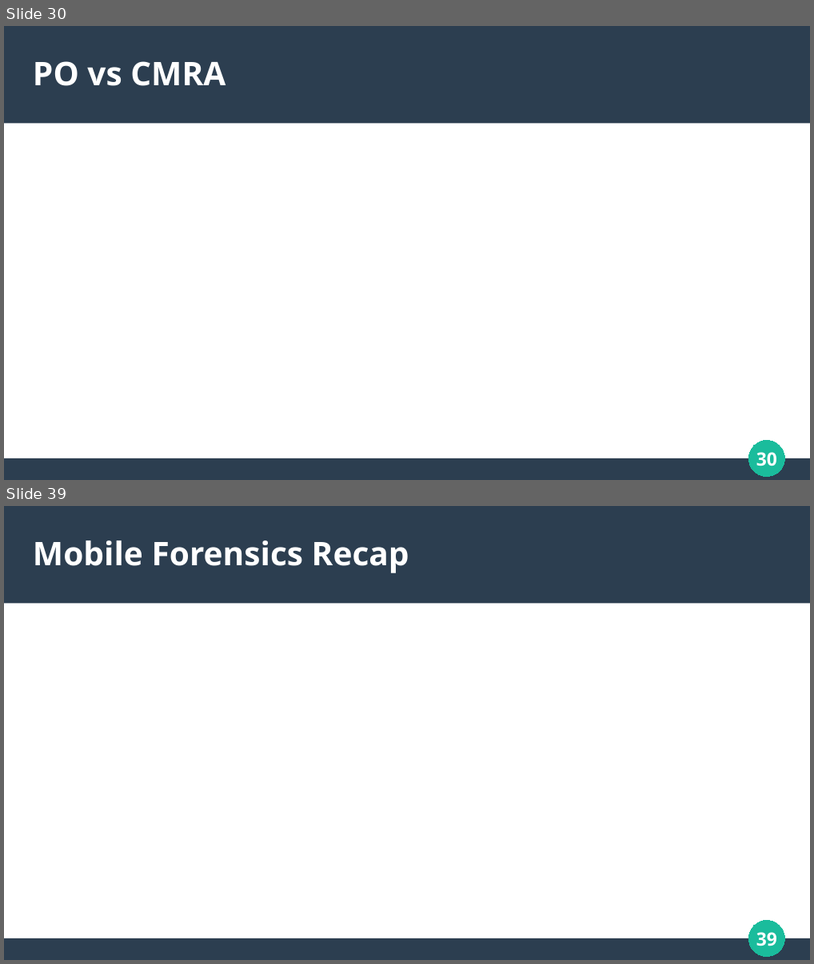
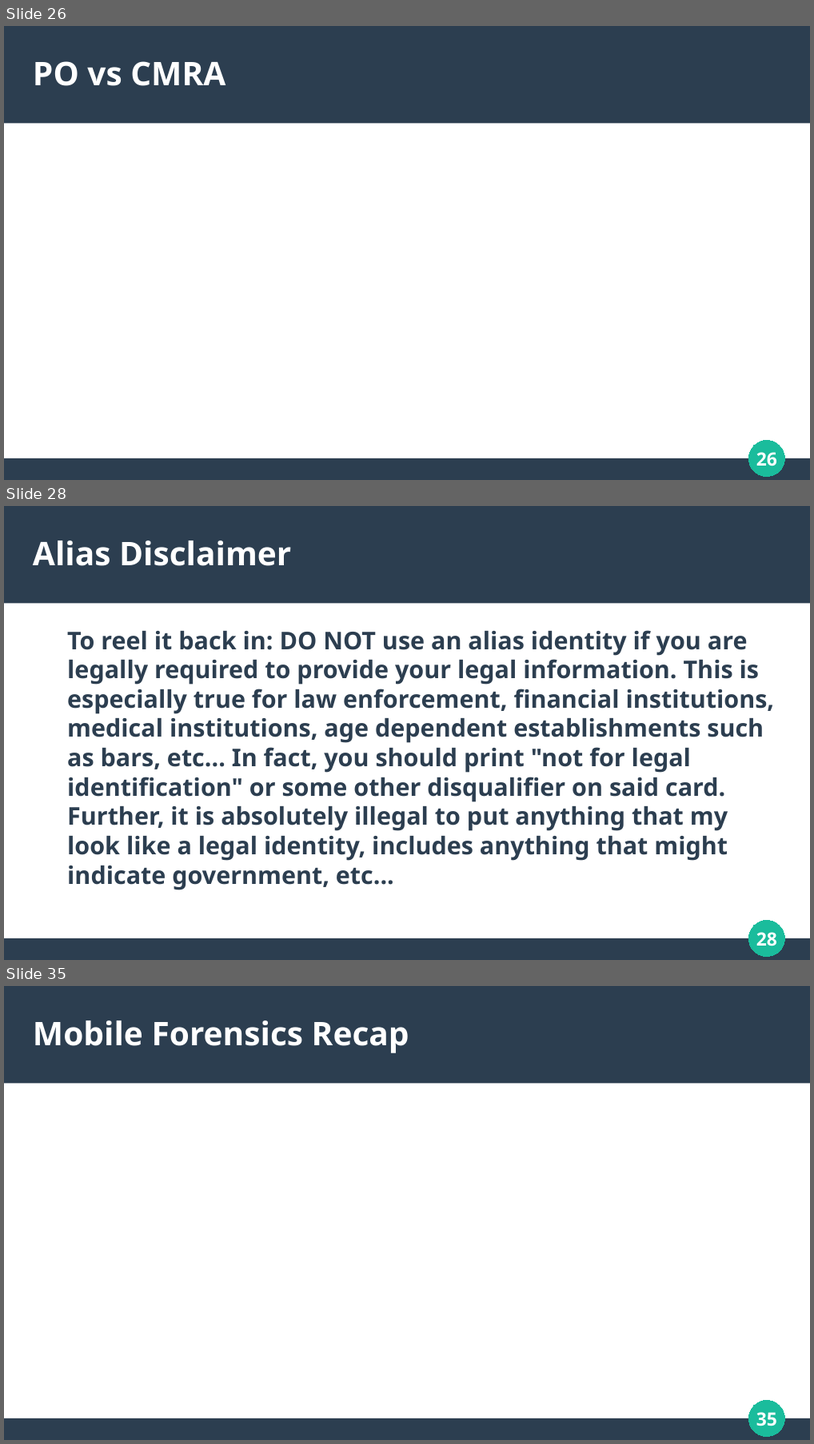
Before and after one commit to RealAsira/OwnYourOSINT, a slide deck: Own Your OSINT.odp. Shown one above the other, each under a label of ours: slides 30 and 39 before the commit, slides 26, 28 and 35 after it; the slides between them are not shown. The pictures are 814x964 and 814x1444 pixels, drawn with LibreOffice and Linux fonts; fonts in the diff are those of the drawing. Boxes give left, top, right and bottom in pixels: in the first picture for what was removed or moved away, otherwise in the second. Text is boxed around its words. In the diff, an @@ line names an element or a change of style, - is before the commit and + after.

Commit message:
Slides: 2FA, obfuscate, email, phone, alias, money, device security

```diff
--- a/Own Your OSINT.odp
+++ b/Own Your OSINT.odp
@@ slide 28 added at (4,506,810,960), background #FFFFFF; not listed: 3 template elements that a slide beside it also shows @@
@@ title added at (33,540,291,566), 32 pt, text #FFFFFF, bold @@
+Alias Disclaimer
@@ text added at (67,630,774,890), 24.1 pt, text #2C3E50, bold @@
+To reel it back in: DO NOT use an alias identity if you are legally required to provide your legal information. This is especially true for law enforcement, financial institutions, medical institutions, age dependent establishments such as bars, etc... In fact, you should print "not for legal identification" or some other disqualifier on said card. Further, it is absolutely illegal to put anything that my look like a legal identity, includes anything that might indicate government, etc...
@@ page number added at (757,932,778,946), 18 pt, text #FFFFFF, bold @@
+28
@@ what was slide 30 is now slide 26 @@
@@ page number at (757,452,778,466): text changed @@
-30
+26
@@ what was slide 39 is now slide 35 @@
@@ page number at (757,1412,778,1426): text changed @@
-39
+35
```
Also in this commit, not shown: 19 slides changed, 3 other slides added, 8 slides removed.
